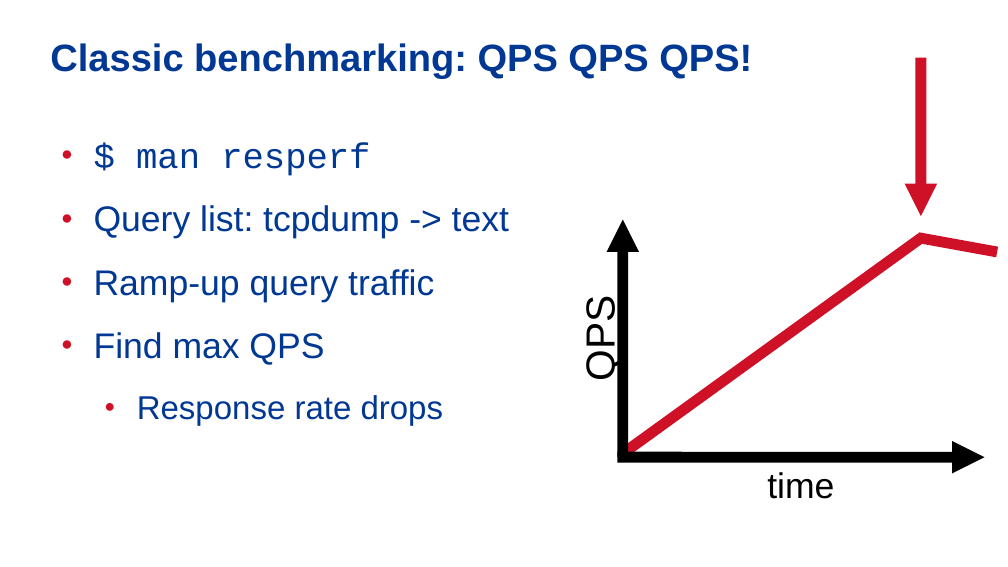
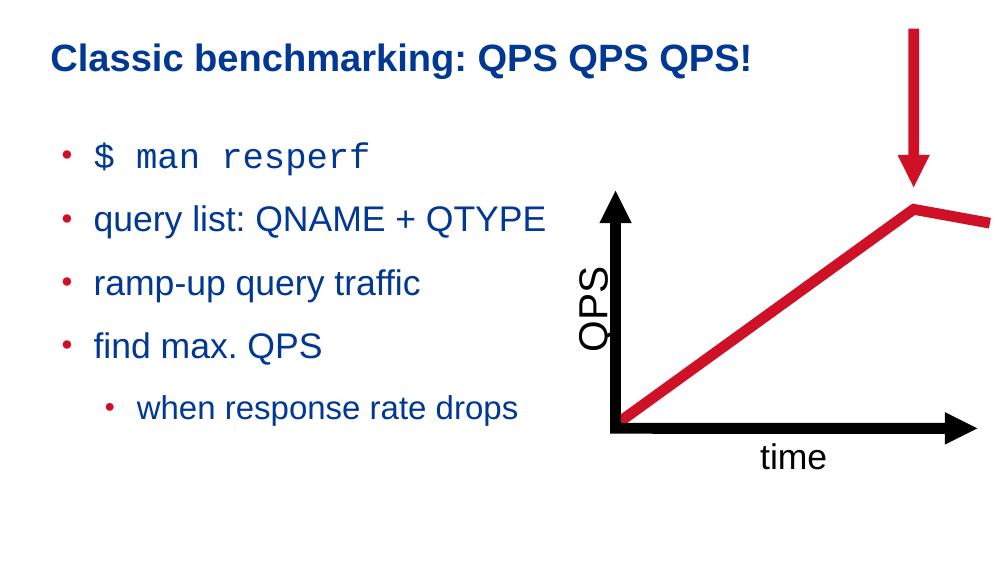
Before and after one commit to vcunat/nic-slides, a slide deck: slide 8 of 19-bench/benchmarking.odp. Drawn at 1008x567 pixels with LibreOffice and Linux fonts; fonts in the diff are those of the drawing; background and template pictures are left out. Boxes give left, top, right and bottom in pixels: in the first picture for what was removed or moved away, otherwise in the second. Text is boxed around its words. In the diff, an @@ line names an element or a change of style, - is before the commit and + after.

Commit message:
19-bench: finishing touches
This was presented on Nordic Domain Days.

```diff
--- a/19-bench/benchmarking.odp
+++ b/19-bench/benchmarking.odp
@@ 4 lines, 1 arrow: place and size @@
-4 lines, 1 arrow at [617,58,998,457]
+4 lines, 1 arrow at [610,28,991,429]
@@ text at [94,205,546,425]: text changed @@
-● Query list: tcpdump -> text
-● Ramp-up query traffic
-● Find max QPS
-  ● Response rate drops
+● query list: QNAME + QTYPE
+● ramp-up query traffic
+● find max. QPS
+  ● when response rate drops
```
Also in this commit, not shown: 17 other slides changed, 1 slide removed.
